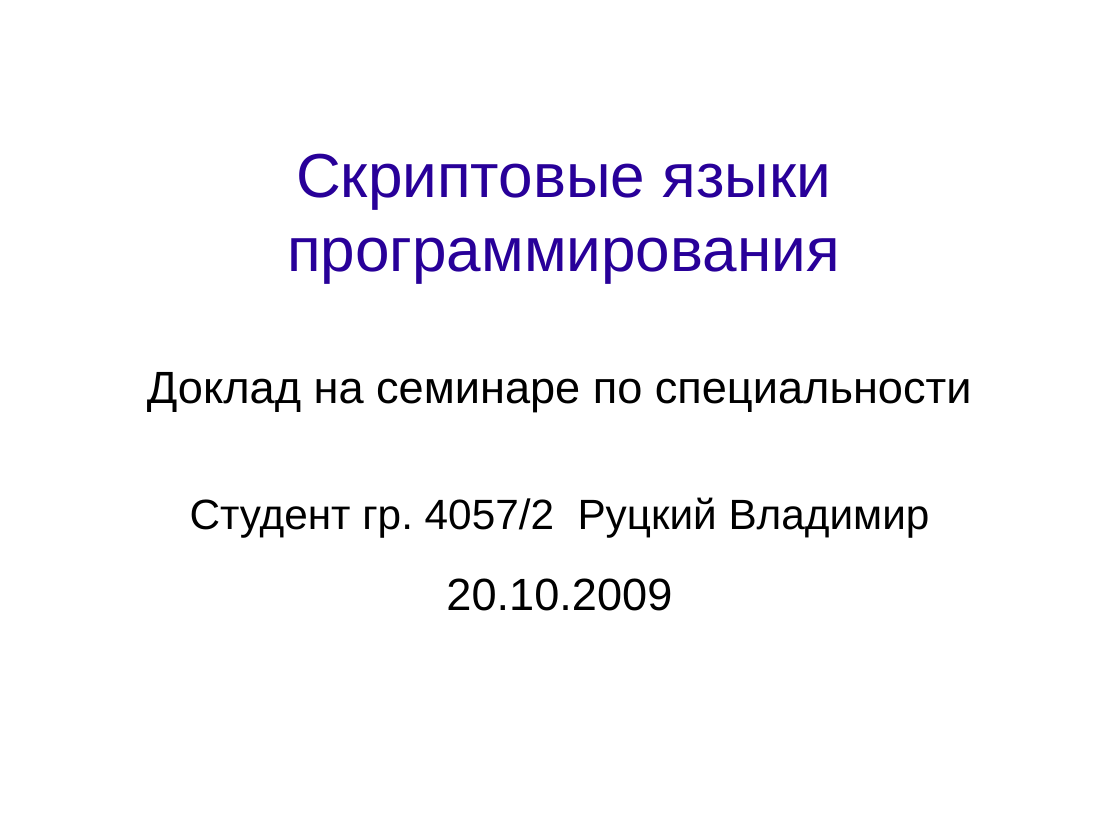
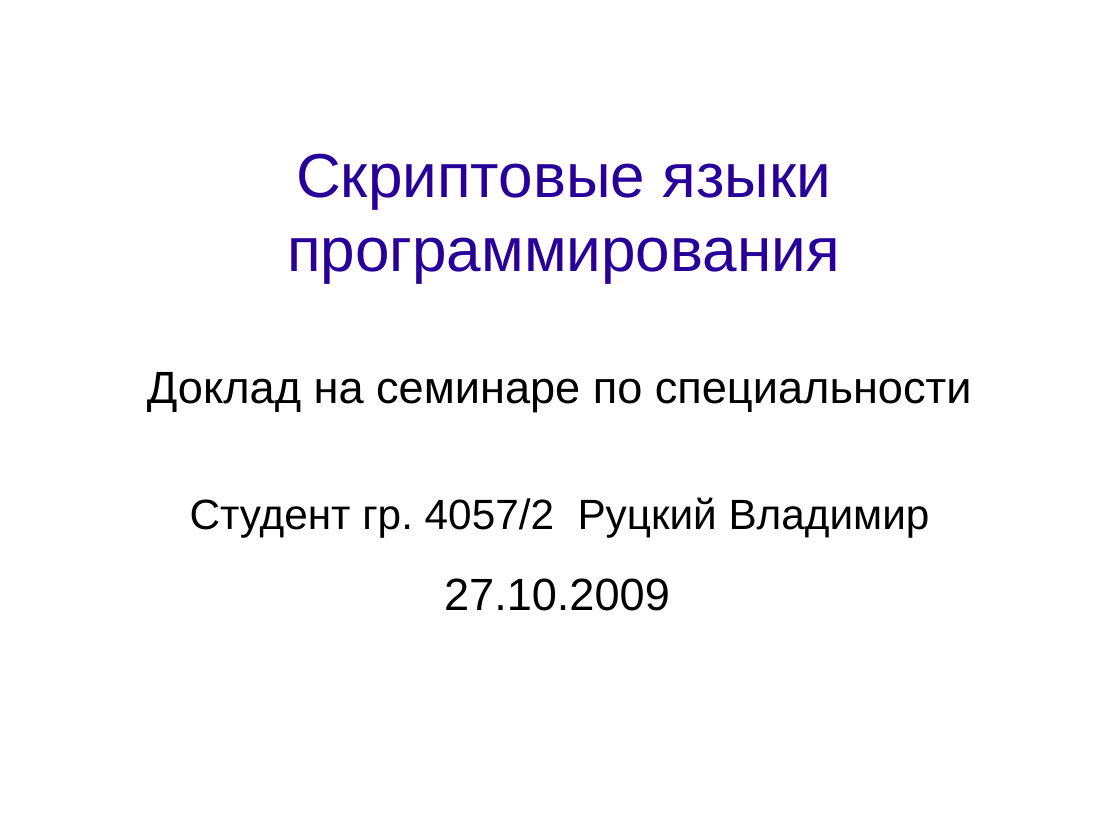
Before and after one commit to rutsky/semester07, a slide deck: slide 1 of Operation_systems/scripting_languages/40572_Rutsky_Scripting_languages.odp. Drawn at 1120x840 pixels with LibreOffice and Linux fonts; fonts in the diff are those of the drawing. Boxes give left, top, right and bottom in pixels: in the first picture for what was removed or moved away, otherwise in the second. Text is boxed around its words. In the diff, an @@ line names an element or a change of style, - is before the commit and + after.

Commit message:
Scripting languages presentation: Fixed date on title page.

```diff
--- a/Operation_systems/scripting_languages/40572_Rutsky_Scripting_languages.odp
+++ b/Operation_systems/scripting_languages/40572_Rutsky_Scripting_languages.odp
@@ text at [444, 578, 670, 611]: text changed @@
-20.10.2009
+27.10.2009
```
